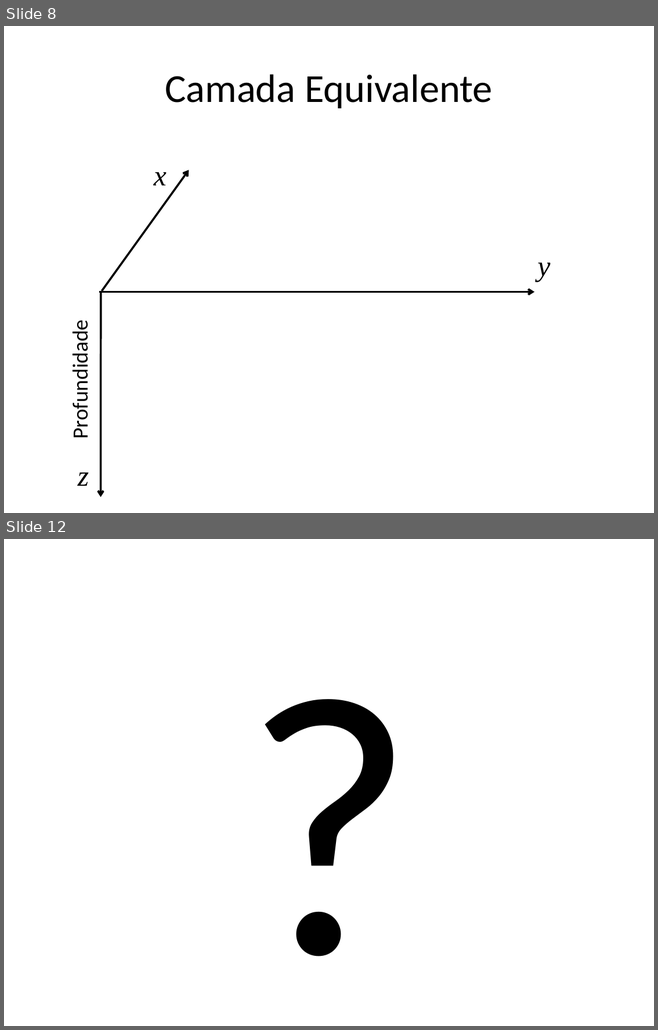
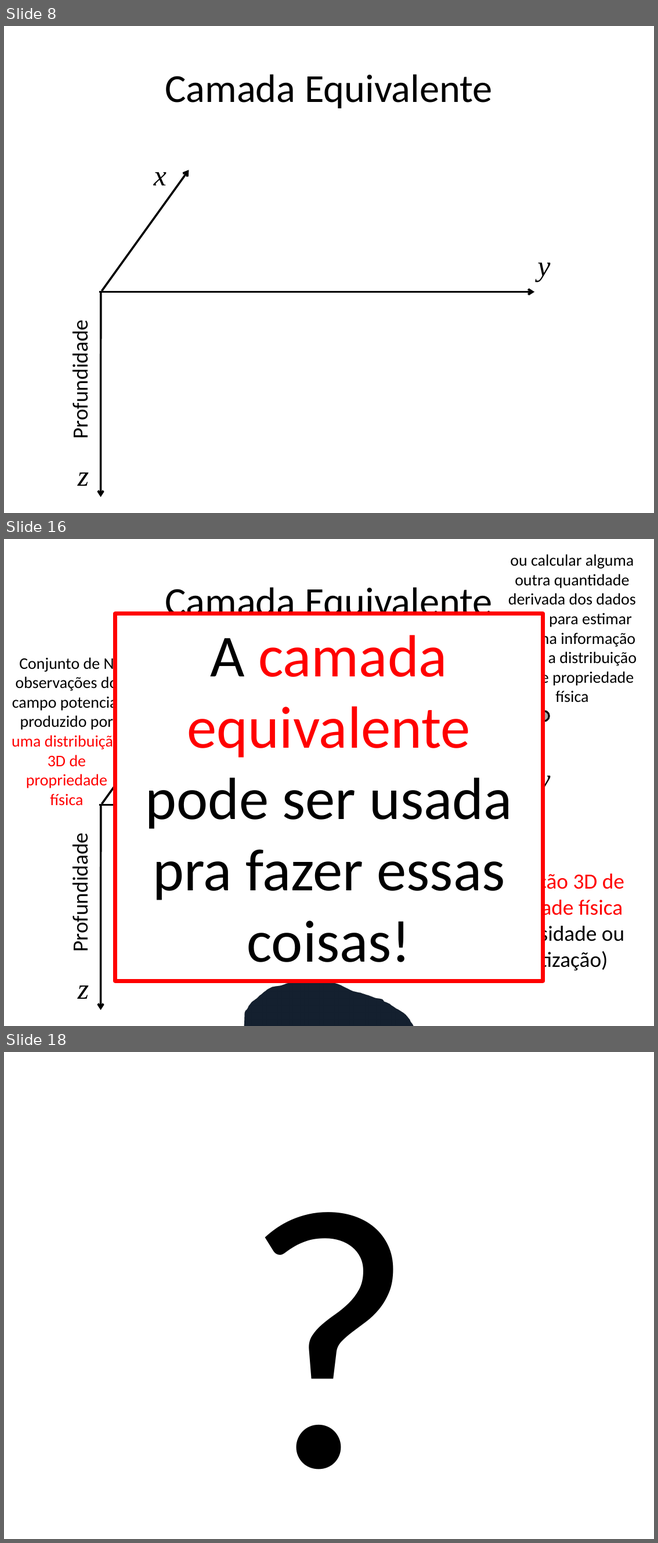
Before and after one commit to pinga-lab/CE-VII-SimBGf-2016, a slide deck: slides/ce-introducao.pptx. Shown one above the other, each under a label of ours: slides 8 and 12 before the commit, slides 8, 16 and 18 after it; the slides between them are not shown. The pictures are 658x1030 and 658x1543 pixels, drawn with LibreOffice and Linux fonts; fonts in the diff are those of the drawing. Boxes give left, top, right and bottom in pixels: in the first picture for what was removed or moved away, otherwise in the second. Text is boxed around its words. In the diff, an @@ line names an element or a change of style, - is before the commit and + after.

Commit message:
primeiras ideias sobre camada equivalente

```diff
--- a/slides/ce-introducao.pptx
+++ b/slides/ce-introducao.pptx
@@ slide 16 added at box(4, 539, 654, 1026), background #FFFFFF @@
@@ text added at box(507, 554, 636, 703), 18 pt, text #000000 @@
+ou calcular alguma outra quantidade derivada dos dados e útil para estimar alguma informação sobre a distribuição 3D de propriedade física
@@ title added at box(165, 587, 492, 616), 44 pt, text #000000 @@
+Camada Equivalente
@@ rectangle added at box(115, 614, 543, 981), fill #FFFFFF, outline #FF0000 4.5 pt, 66 pt, text #000000 @@
+A camada equivalente pode ser usada pra fazer essas coisas!
@@ text added at box(12, 655, 122, 806), 18 pt, text #000000 @@
+Conjunto de N observações do campo potencial produzido por uma distribuição 3D de propriedade física
@@ arrow added from (101, 804) to (188, 683), #000000 2.25 pt @@
@@ ellipse added at box(539, 711, 549, 722), fill #A6A6A6, outline #000000 2 pt @@
@@ text added at box(537, 766, 550, 795), 32 pt, text #000000, italic @@
+y
@@ arrow added from (100, 805) to (534, 805), #000000 2.25 pt @@
@@ arrow added from (101, 805) to (101, 1010), #000000 2.25 pt @@
@@ text added at box(67, 845, 94, 949), 24 pt, text #000000 @@
+Profundidade
@@ text added at box(463, 871, 624, 973), 24 pt, text #FF0000 @@
+Distribuição 3D de propriedade física
+(Ex.: densidade ou magnetização)
@@ freeform shape added at box(244, 956, 413, 1026), fill #4F81BD @@
@@ text added at box(78, 986, 89, 999), 32 pt, text #000000, italic @@
+z
@@ what was slide 12 is now slide 18 @@
```
Also in this commit, not shown: 8 slides changed, 9 other slides added, 3 slides removed, 4 other files.
